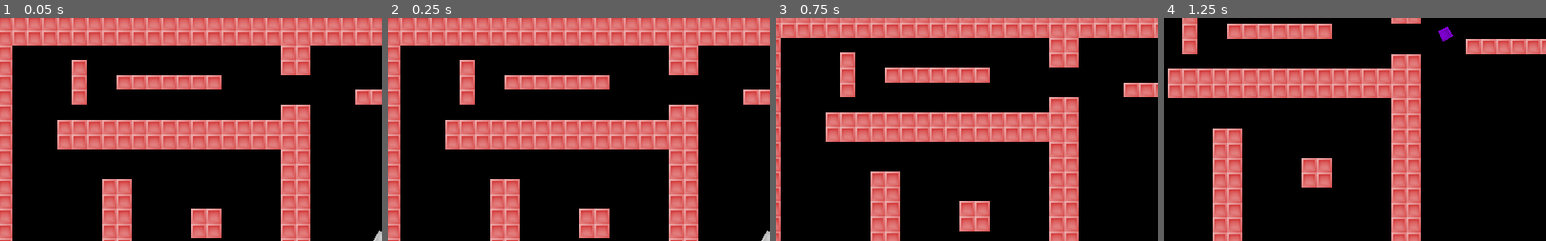
Above: before the commit, frames 1-4 (left to right).
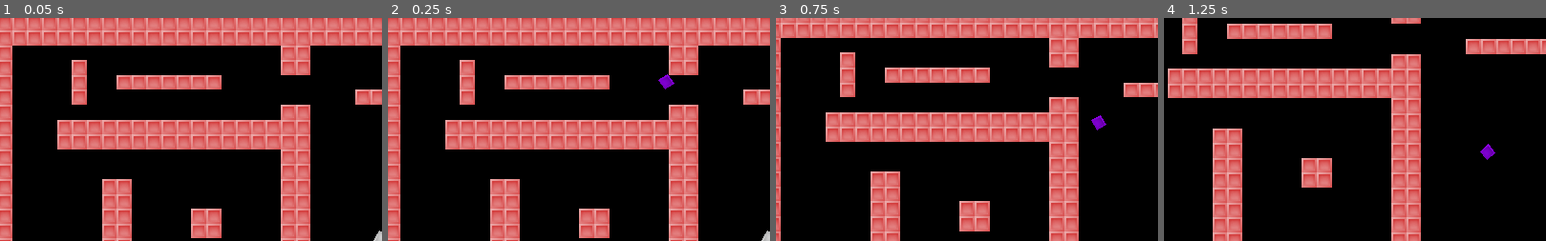
Above: after the commit, the same moments.

Repository: kawzar/pv3-actividad-2
Game: Godot game, scene res://main.tscn
Same seed, same stepped clock (60 frames per second), same inputs: the game is played once before the commit and once after it.
Inputs (mouse positions are % of the whole screen's width and height, from its top left):
- Up to frame 1 (0.05 s): no input
- Up to frame 2 (0.25 s): no input
- Up to frame 3 (0.75 s): tap Enter at 0.5 s; move the mouse to (72, 45) at 0.52 s; hold Right (move_right) from 0.53 s (still down); hold Down (move_bottom) from 0.53 s (still down)
- Up to frame 4 (1.25 s): keep holding Right (move_right); keep holding Down (move_bottom)
The pictures show only the part of the screen within x 0-50%, y 0-50%; the shares and areas given below are measured in that part.

Frame 1 is identical in both runs. In frame 2, 0.2% of the frame differs, in the area x 70-75%, y 25-33%; in frame 3, 0.1%; in frame 4, 0.3%, in the area x 71-87%, y 3-64%.

Commit message:
kill projectile?

Diff:
--- /dev/null
+++ b/bullet/Bullet.gd
@@ -0,0 +1,4 @@
+extends RigidBody2D
+
+func _on_Bullet_body_entered(body):
+	queue_free()
--- a/Bullet.tscn
+++ b/bullet/Bullet.tscn
@@ -1,10 +1,12 @@
-[gd_scene load_steps=3 format=2]
+[gd_scene load_steps=4 format=2]
 
 [ext_resource path="res://player/player.png" type="Texture" id=1]
+[ext_resource path="res://bullet/Bullet.gd" type="Script" id=2]
 
 [sub_resource type="RectangleShape2D" id=1]
 
 [node name="Bullet" type="RigidBody2D"]
+script = ExtResource( 2 )
 
 [node name="Sprite" type="Sprite" parent="."]
 scale = Vector2( 0.5, 0.2 )
@@ -13,3 +15,5 @@
 [node name="CollisionShape2D" type="CollisionShape2D" parent="."]
 scale = Vector2( 0.5, 0.2 )
 shape = SubResource( 1 )
+
+[connection signal="body_entered" from="." to="." method="_on_Bullet_body_entered"]
--- a/enemy/enemy.gd
+++ b/enemy/enemy.gd
@@ -1,13 +1,13 @@
 extends KinematicBody2D
 
+export (int)var MOVEMENT_DISMINUTION = 50
 var motion = Vector2()
 
 func _physics_process(delta):
 	var player = get_parent().get_node("player")
-	position += (player.position - position) / 50
+	position += (player.position - position) / MOVEMENT_DISMINUTION
 	look_at(player.position)
 	move_and_collide(motion)
-
 
 func _on_Area2D_body_entered(body):
 	if "Bullet" in body.name:
--- /dev/null
+++ b/levels/TileMap.gd
@@ -0,0 +1,16 @@
+extends TileMap
+
+
+# Declare member variables here. Examples:
+# var a = 2
+# var b = "text"
+
+
+# Called when the node enters the scene tree for the first time.
+func _ready():
+	pass # Replace with function body.
+
+
+# Called every frame. 'delta' is the elapsed time since the previous frame.
+#func _process(delta):
+#	pass
--- a/main.tscn
+++ b/main.tscn
@@ -1,9 +1,10 @@
-[gd_scene load_steps=7 format=2]
+[gd_scene load_steps=8 format=2]
 
 [ext_resource path="res://levels/tileset.tres" type="TileSet" id=1]
 [ext_resource path="res://player/player.tscn" type="PackedScene" id=2]
 [ext_resource path="res://enemy/Enemy.tscn" type="PackedScene" id=3]
 [ext_resource path="res://player/player.png" type="Texture" id=4]
+[ext_resource path="res://levels/TileMap.gd" type="Script" id=5]
 
 [sub_resource type="RectangleShape2D" id=1]
 extents = Vector2( 8.5, 8.5 )
@@ -18,9 +19,11 @@
 [node name="TileMap" type="TileMap" parent="level1"]
 tile_set = ExtResource( 1 )
 cell_size = Vector2( 16, 16 )
-collision_use_kinematic = true
+show_collision = true
+collision_bounce = 0.11
 format = 1
 tile_data = PoolIntArray( 65516, 0, 0, 65517, 0, 0, 65518, 0, 0, 65519, 0, 0, 65520, 0, 0, 65521, 0, 0, 65522, 0, 0, 65 …(7903 unchanged characters)…
+script = ExtResource( 5 )
 
 [node name="player" parent="." instance=ExtResource( 2 )]
 position = Vector2( 108.528, 242.682 )
--- a/player/player.gd
+++ b/player/player.gd
@@ -2,7 +2,7 @@
 
 export (int)var MOTION_SPEED = 160 # Pixels/second
 export (int)var bullet_speed = 1000
-var bullet = preload("res://Bullet.tscn")
+var bullet = preload("res://bullet/Bullet.tscn")
 
 func _physics_process(_delta):
 	var motion = Vector2()
Renamed: enemy/projectile.png -> bullet/projectile.png
Not shown, changed: bullet/projectile.png.import
